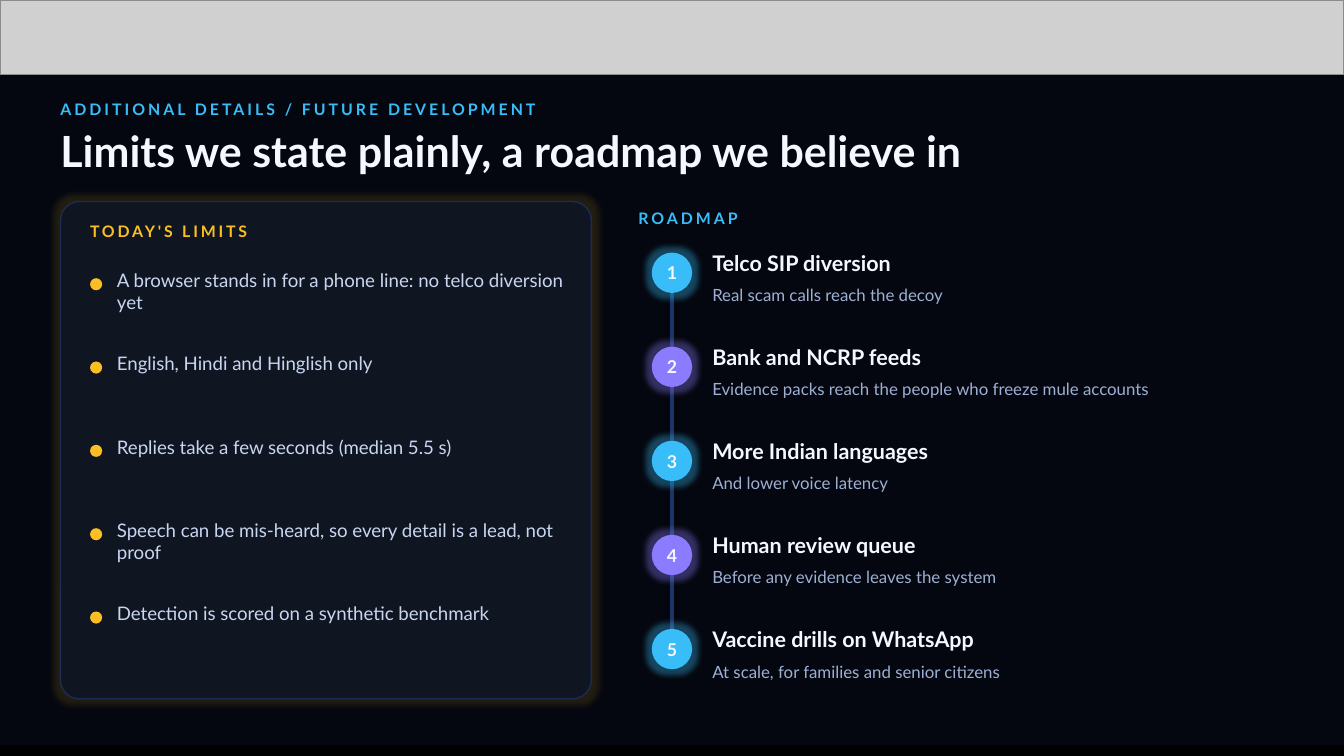
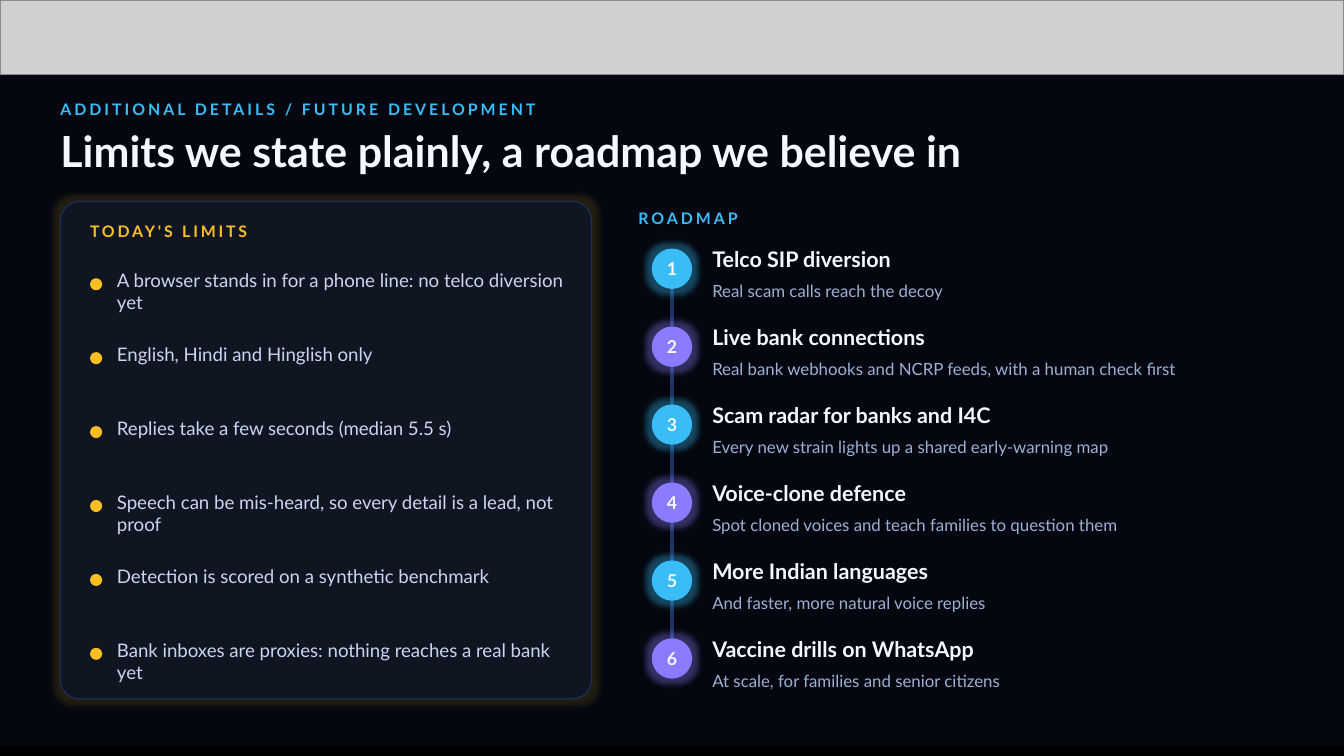
Before and after one commit to OWAIS285/honey_trap, a slide deck: slide 13 of Submission Template _ AI Builder Cup.pptx (slide 12 before the commit). Drawn at 1344x756 pixels with LibreOffice and Linux fonts; fonts in the diff are those of the drawing; grey boxes stand for pictures; background and template pictures are left out. Boxes give left, top, right and bottom in pixels: in the first picture for what was removed or moved away, otherwise in the second. Text is boxed around its words. In the diff, an @@ line names an element or a change of style, - is before the commit and + after.

```diff
--- a/Submission Template _ AI Builder Cup.pptx
+++ b/Submission Template _ AI Builder Cup.pptx
@@ 2 texts, 1 ellipse moved together from (x1=652, y1=253, x2=891, y2=293) to (x1=652, y1=249, x2=891, y2=289) @@
@@ line moved from (672, 276) - (672, 652) to (672, 269) - (672, 665) @@
@@ text "Real scam calls reach the ..." moved from (x1=712, y1=288, x2=943, y2=304) to (x1=712, y1=284, x2=943, y2=300) @@
@@ 2 texts, 2 ellipses moved together from (x1=90, y1=347, x2=692, y2=457) to (x1=90, y1=327, x2=692, y2=438) @@
@@ text at (x1=712, y1=329, x2=925, y2=345): text changed @@
-Bank and NCRP feeds
+Live bank connections
@@ ellipse moved from (x1=90, y1=362, x2=102, y2=374) to (x1=90, y1=352, x2=102, y2=364) @@
@@ text "English, Hindi and Hinglish only" moved from (x1=117, y1=356, x2=373, y2=374) to (x1=117, y1=347, x2=373, y2=365) @@
@@ text at (x1=712, y1=362, x2=1176, y2=377): text changed @@
-Evidence packs reach the people who freeze mule accounts
+Real bank webhooks and NCRP feeds, with a human check first
@@ text "3" moved from (x1=667, y1=455, x2=677, y2=468) to (x1=667, y1=418, x2=677, y2=431) @@
@@ ellipse moved from (x1=652, y1=441, x2=692, y2=481) to (x1=652, y1=405, x2=692, y2=445) @@
@@ text added at (x1=712, y1=407, x2=991, y2=423), 11.5 pt, text #F5F8FF, bold @@
+Scam radar for banks and I4C
@@ text at (x1=712, y1=440, x2=1109, y2=456): text changed @@
-And lower voice latency
+Every new strain lights up a shared early-warning map
@@ ellipse moved from (x1=90, y1=528, x2=102, y2=540) to (x1=90, y1=500, x2=102, y2=512) @@
@@ text "Speech can be mis-heard, so ..." moved from (x1=117, y1=523, x2=553, y2=562) to (x1=117, y1=495, x2=553, y2=534) @@
@@ text "4" moved from (x1=667, y1=549, x2=677, y2=562) to (x1=667, y1=496, x2=677, y2=509) @@
@@ ellipse moved from (x1=652, y1=535, x2=692, y2=575) to (x1=652, y1=482, x2=692, y2=523) @@
@@ text at (x1=712, y1=485, x2=906, y2=501): text changed @@
-Human review queue
+Voice-clone defence
@@ text at (x1=712, y1=518, x2=1117, y2=534): text changed @@
-Before any evidence leaves the system
+Spot cloned voices and teach families to question them
@@ text "Detection is scored on a ..." moved from (x1=117, y1=606, x2=489, y2=624) to (x1=117, y1=569, x2=489, y2=587) @@
@@ text "5" moved from (x1=667, y1=643, x2=677, y2=656) to (x1=667, y1=574, x2=677, y2=587) @@
@@ ellipse moved from (x1=652, y1=629, x2=692, y2=669) to (x1=652, y1=560, x2=692, y2=601) @@
@@ text "More Indian languages" moved from (x1=712, y1=443, x2=928, y2=463) to (x1=712, y1=563, x2=928, y2=583) @@
@@ ellipse moved from (x1=90, y1=612, x2=102, y2=624) to (x1=90, y1=574, x2=102, y2=586) @@
@@ text added at (x1=712, y1=596, x2=985, y2=612), 9 pt, text #9DB0D4 @@
+And faster, more natural voice replies
@@ ellipse added at (x1=90, y1=648, x2=102, y2=660), fill #FBBF24 @@
@@ text added at (x1=117, y1=643, x2=551, y2=682), 10 pt, text #C9D6F0 @@
+Bank inboxes are proxies: nothing reaches a real bank yet
@@ ellipse added at (x1=652, y1=638, x2=692, y2=679), fill #8B7CFF @@
@@ text added at (x1=667, y1=652, x2=677, y2=665), 9.5 pt, text #F5F8FF, bold @@
+6
@@ text "Vaccine drills on WhatsApp" moved from (x1=712, y1=631, x2=974, y2=651) to (x1=712, y1=641, x2=974, y2=661) @@
@@ text "At scale, for families and ..." moved from (x1=712, y1=665, x2=999, y2=680) to (x1=712, y1=674, x2=999, y2=689) @@
```
Also in this commit, not shown: 7 other slides changed, 1 slide added, 1 other file.
